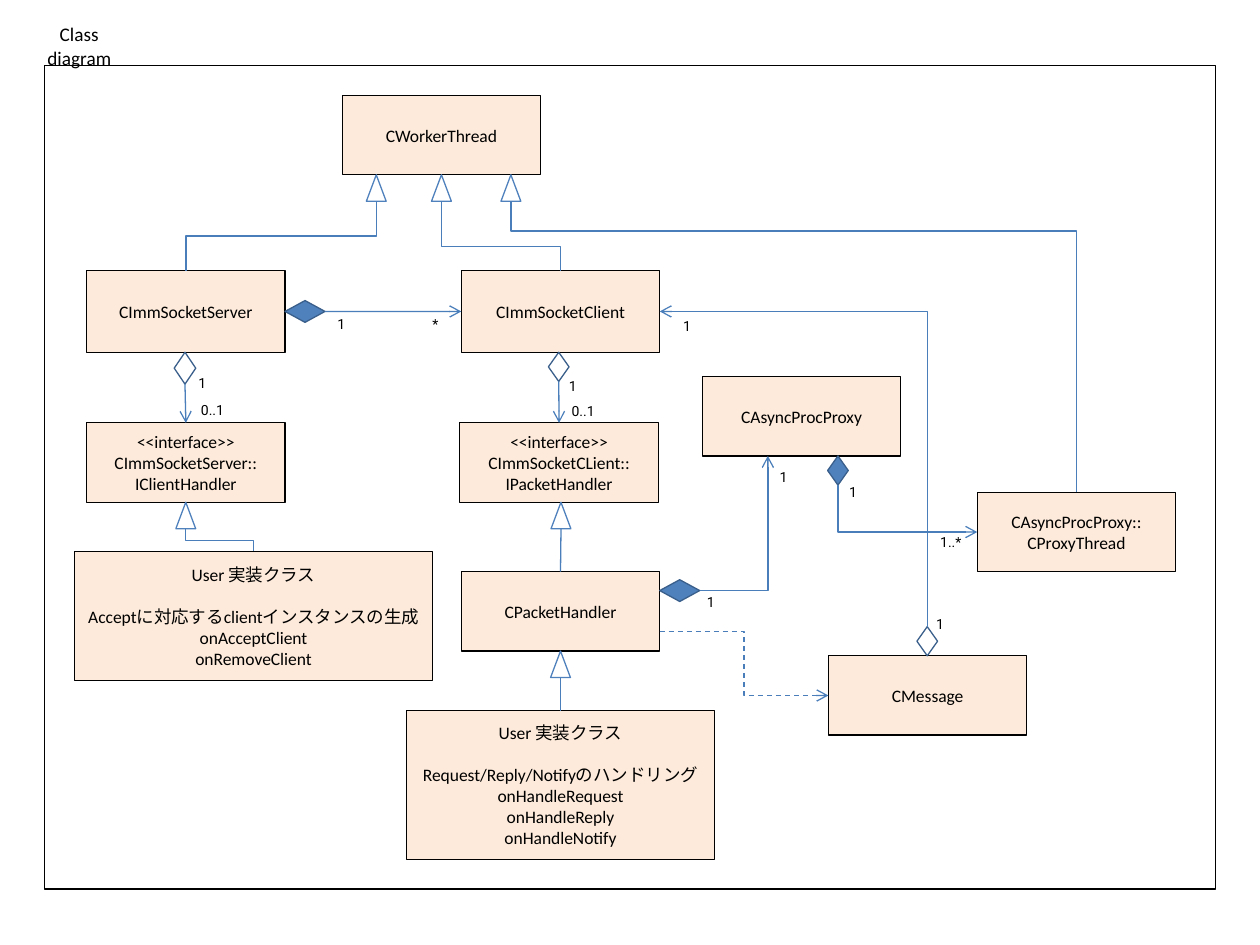
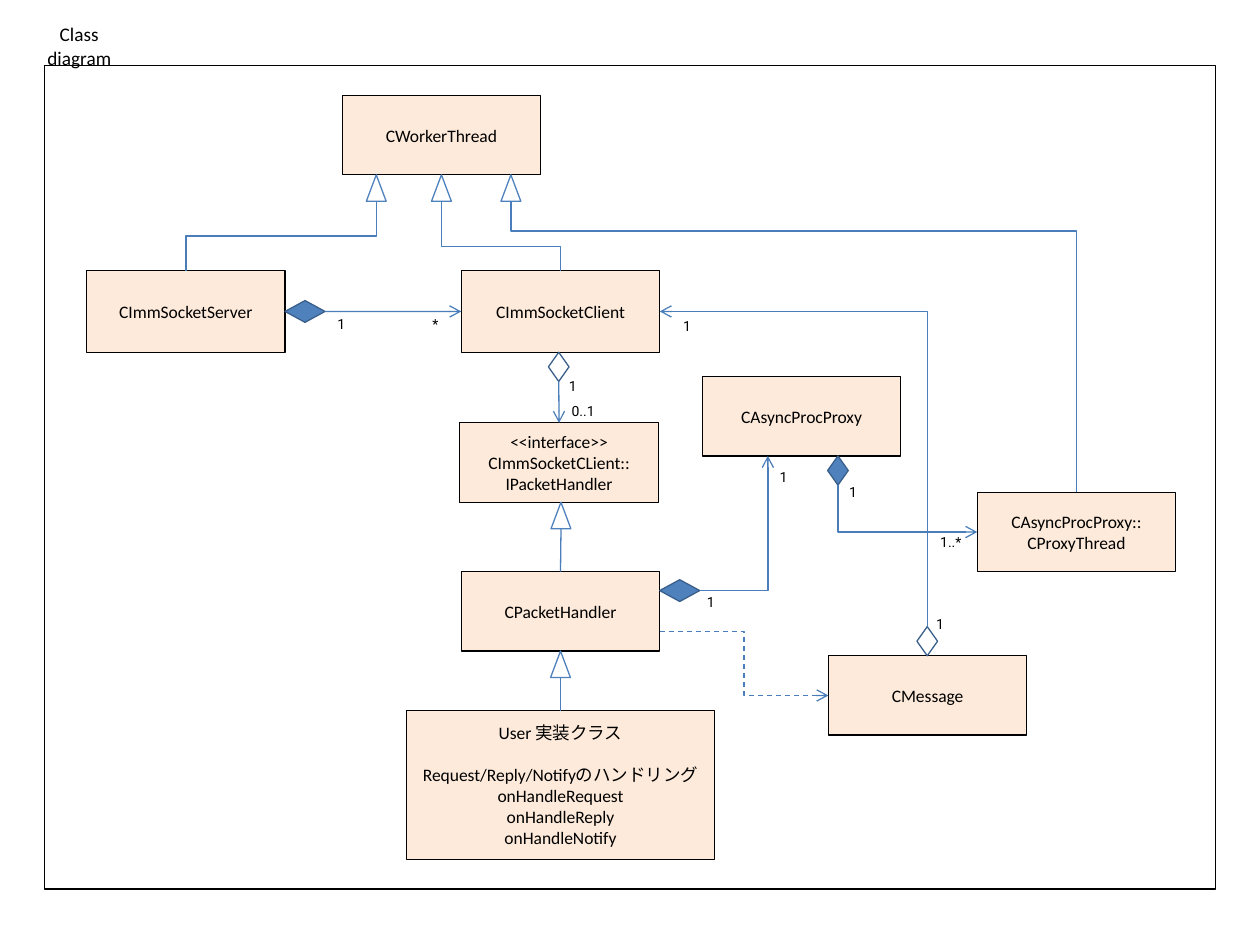
Before and after one commit to ysan/immsocket, a slide deck: slide 2 of etc/immsocket.pptx. Drawn at 1260x945 pixels with LibreOffice and Linux fonts; fonts in the diff are those of the drawing. Boxes give left, top, right and bottom in pixels: in the first picture for what was removed or moved away, otherwise in the second. Text is boxed around its words. In the diff, an @@ line names an element or a change of style, - is before the commit and + after.

```diff
--- a/etc/immsocket.pptx
+++ b/etc/immsocket.pptx
@@ diamond removed at (174, 353, 195, 384) @@
@@ arrow removed from (185, 384) to (185, 423) @@
@@ text removed at (198, 378, 206, 388) @@
-1
@@ text removed at (201, 405, 224, 415) @@
-0..1
@@ rectangle removed at (87, 423, 285, 503) @@
-<<interface>>
-CImmSocketServer::
-IClientHandler
@@ triangle removed at (176, 503, 197, 529) @@
@@ elbow line removed from (185, 529) to (253, 552) @@
@@ rectangle removed at (74, 552, 432, 680) @@
-User 実装クラス
-Acceptに対応するclientインスタンスの生成
-onAcceptClient
-onRemoveClient
```
Also in this commit, not shown: 1 other slide changed, 4 other files.
